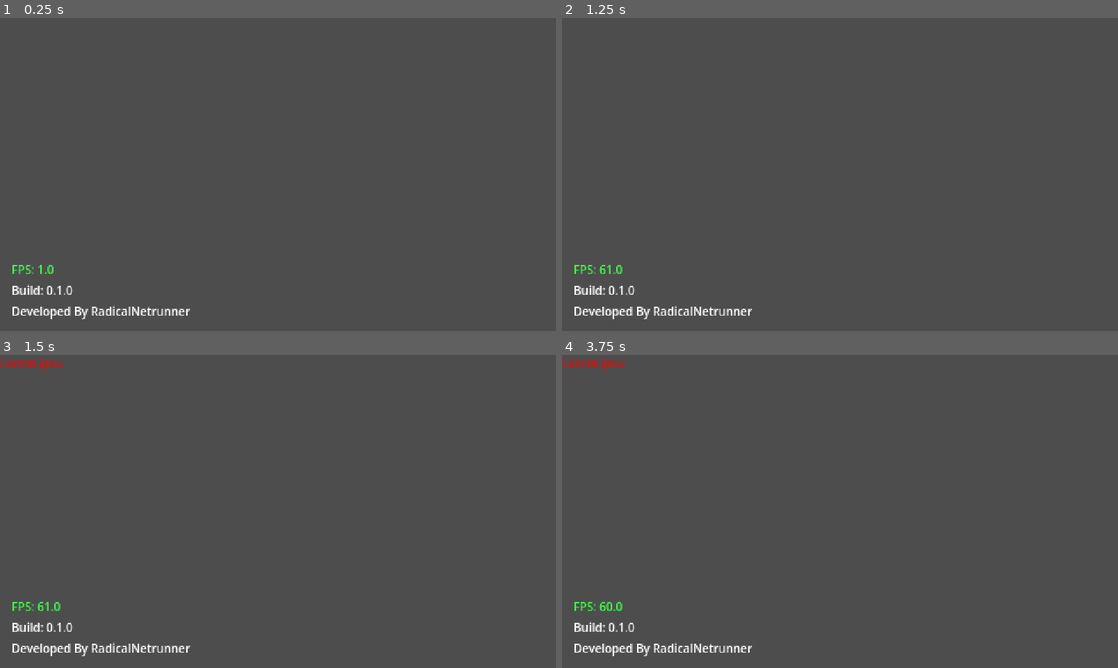
Above: before the commit, frames 1-4 (two rows, left to right).
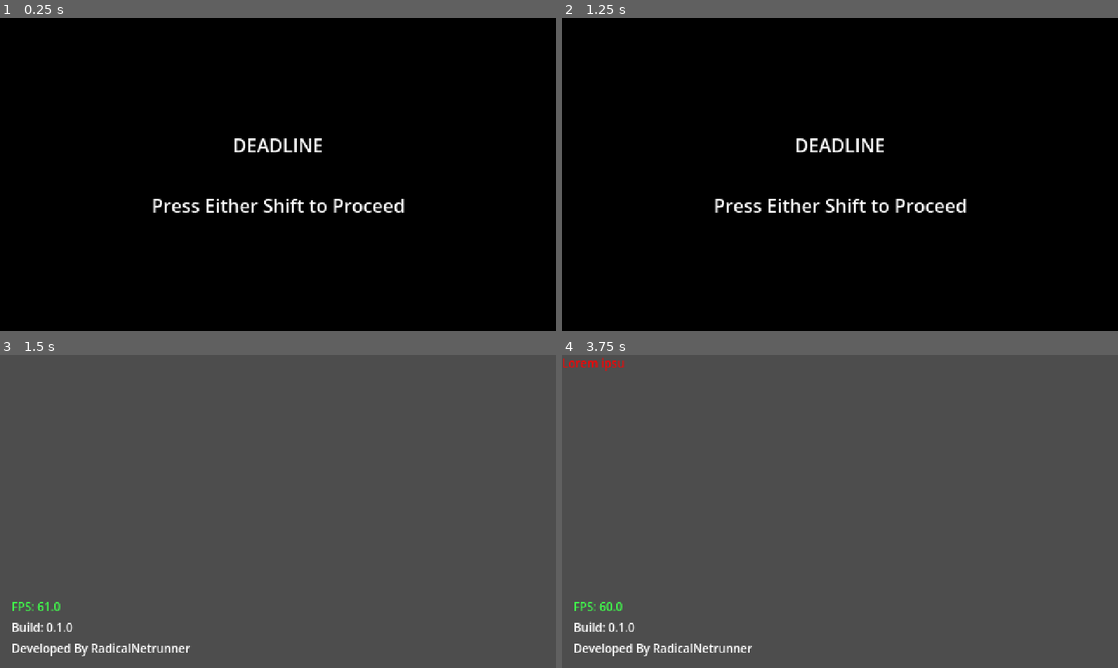
Above: after the commit, the same moments.

Repository: mcneiljv/game-off-2026
Game: Godot game, scene res://src/core/main_game/title_screen.tscn
Same seed, same stepped clock (60 frames per second), same inputs: the game is played once before the commit and once after it. Before the commit the project starts from res://src/core/main_game/main.tscn.
Inputs:
- Up to frame 1 (0.25 s): no input
- Up to frame 2 (1.25 s): tap Enter at 0.5 s
- Up to frame 3 (1.5 s): tap Space at 1.25 s; hold Shift (left_shift) from 1.28 s (still down)
- Up to frame 4 (3.75 s): tap Enter at 2, 3.5 s; release Shift (left_shift) at 2.03 s; tap Space at 2.75 s; hold Shift (left_shift) from 3.53 s (still down)

The runs differ from the first frame. In frame 1, 100% of the frame differs, in the area x 0-100%, y 0-100%; in frame 2, 100%; in frame 3, 0.1%; in frame 4, nothing differs.

Commit message:
Add basic title screen and set as main project screen.

Diff:
--- a/project.godot
+++ b/project.godot
@@ -12,7 +12,7 @@
 
 config/name="Game Off 2026"
 config/version="0.1.0"
-run/main_scene="uid://dit32yg2dnkou"
+run/main_scene="uid://dv4effx2wg27c"
 config/features=PackedStringArray("4.7", "Forward Plus")
 
 [display]
--- /dev/null
+++ b/src/core/main_game/title_screen.gd
@@ -0,0 +1,8 @@
+extends Node
+
+const MAIN = preload("uid://dit32yg2dnkou")
+
+
+func _unhandled_input(event: InputEvent) -> void:
+	if event.is_action_pressed("left_shift") or event.is_action_pressed("right_shift"):
+		get_tree().change_scene_to_packed(MAIN)
--- /dev/null
+++ b/src/core/main_game/title_screen.tscn
@@ -0,0 +1,42 @@
+[gd_scene format=3 uid="uid://dv4effx2wg27c"]
+
+[ext_resource type="Script" uid="uid://b5brpwa2pgcfd" path="res://src/core/main_game/title_screen.gd" id="1_nn47b"]
+
+[node name="TitleScreen" type="Node" unique_id=968162135]
+script = ExtResource("1_nn47b")
+
+[node name="VBoxContainer" type="VBoxContainer" parent="." unique_id=617398491]
+anchors_preset = 8
+anchor_left = 0.5
+anchor_top = 0.5
+anchor_right = 0.5
+anchor_bottom = 0.5
+offset_left = -240.0
+offset_top = -135.0
+offset_right = 240.0
+offset_bottom = 135.0
+grow_horizontal = 2
+grow_vertical = 2
+
+[node name="ColorRect" type="ColorRect" parent="VBoxContainer" unique_id=1606510675]
+custom_minimum_size = Vector2(480, 270)
+layout_mode = 2
+color = Color(0, 0, 0, 1)
+
+[node name="Label" type="Label" parent="VBoxContainer/ColorRect" unique_id=941094561]
+layout_mode = 1
+anchors_preset = 8
+anchor_left = 0.5
+anchor_top = 0.5
+anchor_right = 0.5
+anchor_bottom = 0.5
+offset_left = -39.5
+offset_top = -11.5
+offset_right = 39.5
+offset_bottom = 11.5
+grow_horizontal = 2
+grow_vertical = 2
+text = "DEADLINE
+
+Press Either Shift to Proceed"
+horizontal_alignment = 1
Not shown, added: src/core/main_game/title_screen.gd.uid
